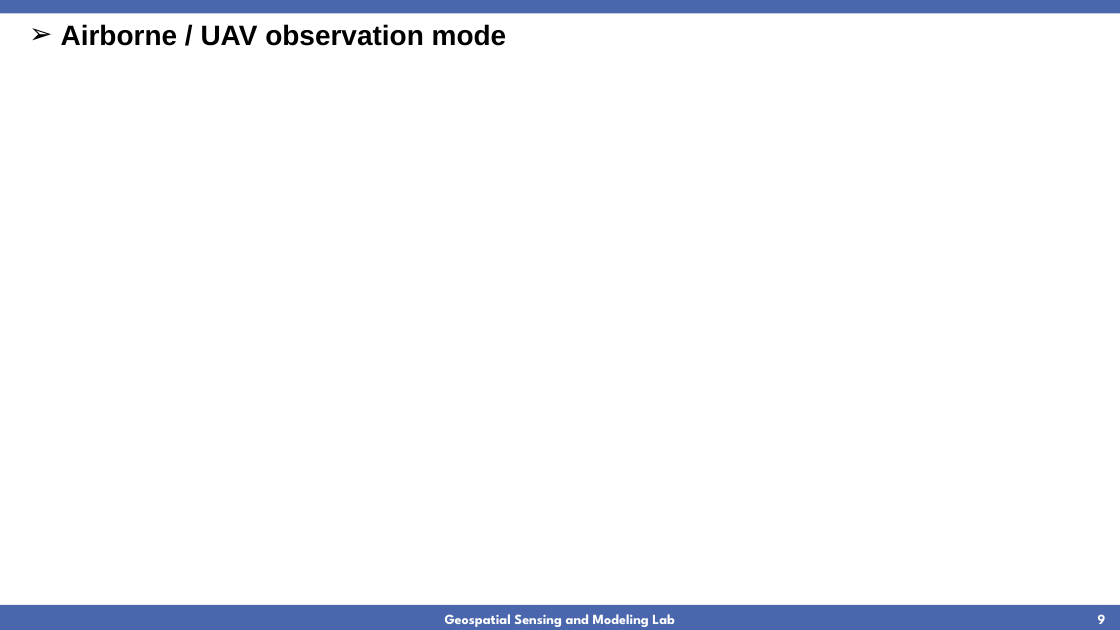
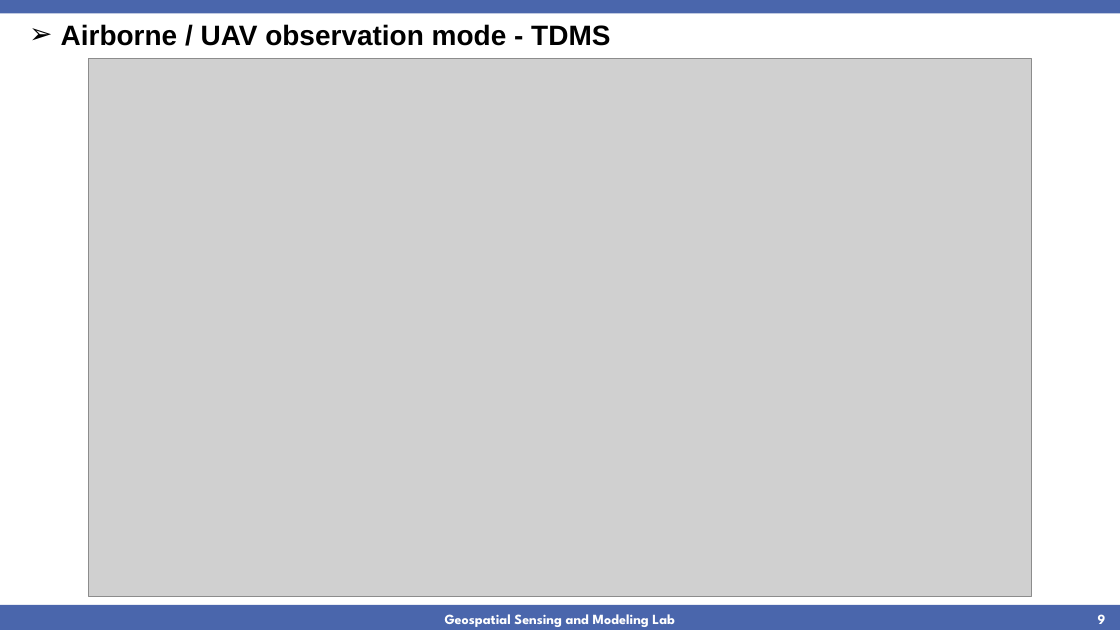
Before and after one commit to jgzhong99/CASALS, a slide deck: slide 9 of CASALS.pptx. Drawn at 1120x630 pixels with LibreOffice and Linux fonts; fonts in the diff are those of the drawing; grey boxes stand for pictures; background and template pictures are left out. Boxes give left, top, right and bottom in pixels: in the first picture for what was removed or moved away, otherwise in the second. Text is boxed around its words. In the diff, an @@ line names an element or a change of style, - is before the commit and + after.

```diff
--- a/CASALS.pptx
+++ b/CASALS.pptx
@@ text at [61,24,610,46]: text changed @@
-➢ Airborne / UAV observation mode
+➢ Airborne / UAV observation mode - TDMS
@@ picture added at [89,59,1032,597] @@
```
Also in this commit, not shown: 1 other slide changed, 1 slide added, 7 other files.
